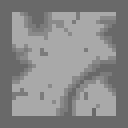
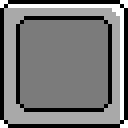
The second 128x128 image is a revision of the first. Changes to its layers:
removed layer "Calque" over [12, 12, 116, 116]
painted on "Arrière-plan" over [0, 0, 128, 128]
